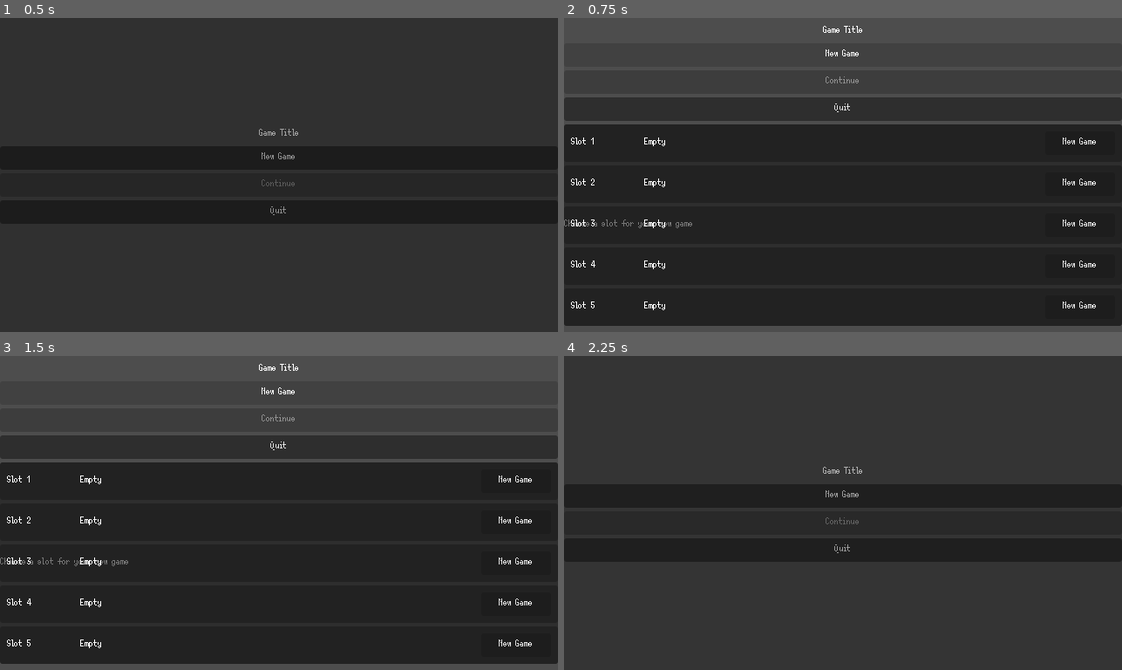
Above: before the commit, frames 1-4 (two rows, left to right).
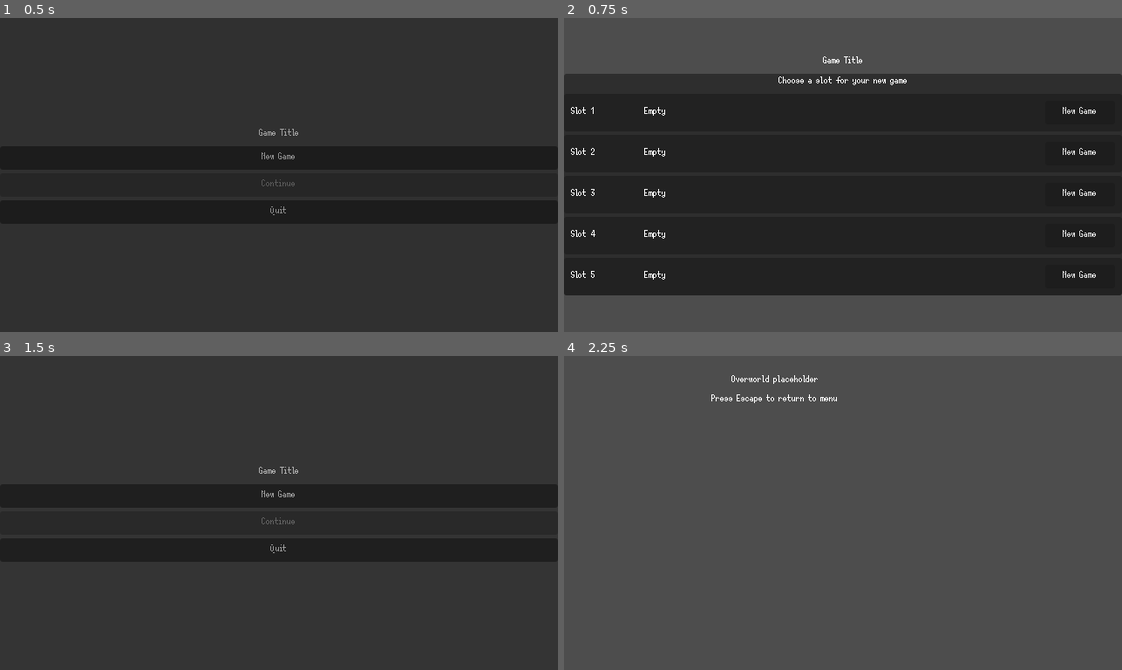
Above: after the commit, the same moments.

Repository: LuriaReimeiko/TsuyuGame
Game: Godot game, scene res://Scenes/Root.tscn
Two runs of this game, one before a commit and one after it. Both use one fixed random seed, a clock stepped at 60 frames per second and the inputs below.
Inputs (mouse positions are in pixels of both pictures, inside the frame that each line leads up to):
- Up to frame 1 (0.5 s): no input
- Up to frame 2 (0.75 s): click "New Game" at 0.5 s
- Up to frame 3 (1.5 s): click "New Game" at 1.25 s
- Up to frame 4 (2.25 s): click (1077, 481) at 2 s, where only the run before the commit has a clickable "New Game"

Frame 1 is identical in both runs. In frame 2, 13% of the frame differs, in the area x 0-100%, y 2-99%; in frame 3, 14%; in frame 4, 100%, in the area x 0-100%, y 0-100%.

Commit message:
separator

Diff:
--- a/Scenes/Ui/MainMenu.tscn
+++ b/Scenes/Ui/MainMenu.tscn
@@ -41,11 +41,14 @@
 text = "Quit"
 
 [node name="SlotPanel" type="PanelContainer" parent="Layout" unique_id=1292287415]
-visible = false
 layout_mode = 2
 
-[node name="SlotLabel" type="Label" parent="Layout/SlotPanel" unique_id=2012978255]
+[node name="Separator" type="VBoxContainer" parent="Layout/SlotPanel" unique_id=1283634963]
 layout_mode = 2
 
-[node name="SlotContainer" type="VBoxContainer" parent="Layout/SlotPanel" unique_id=1706529779]
+[node name="SlotLabel" type="Label" parent="Layout/SlotPanel/Separator" unique_id=2012978255]
 layout_mode = 2
+horizontal_alignment = 1
+
+[node name="SlotContainer" type="VBoxContainer" parent="Layout/SlotPanel/Separator" unique_id=1706529779]
+layout_mode = 2
--- a/Scripts/Components/MainMenu.gd
+++ b/Scripts/Components/MainMenu.gd
@@ -13,12 +13,13 @@
 # These match the node names you will create in MainMenu.tscn.
 # Adjust paths if your scene tree differs.
 
+@onready var btn_container: VBoxContainer = $Layout/ButtonContainer
 @onready var btn_new_game: Button = $Layout/ButtonContainer/NewGame
 @onready var btn_continue: Button = $Layout/ButtonContainer/Continue
 @onready var btn_quit: Button = $Layout/ButtonContainer/Quit
 @onready var slot_panel: Control = $Layout/SlotPanel
-@onready var slot_container: VBoxContainer = $Layout/SlotPanel/SlotContainer
-@onready var slot_label: Label = $Layout/SlotPanel/SlotLabel
+@onready var slot_container: VBoxContainer = $Layout/SlotPanel/Separator/SlotContainer
+@onready var slot_label: Label = $Layout/SlotPanel/Separator/SlotLabel
 
 ## Preloaded slot entry scene — a small panel showing day, playtime, date.
 ## Create SlotEntry.tscn as a simple panel with labels; wire it below.
@@ -88,10 +89,12 @@
 		entry.slot_selected.connect(_on_slot_selected)
 
 	slot_panel.visible = true
+	btn_container.visible = false
 
 
 func _on_slot_selected(slot_index: int) -> void:
 	slot_panel.visible = false
+	btn_container.visible = true
 
 	if _picking_for_new_game:
 		SaveManager.new_game(slot_index)
